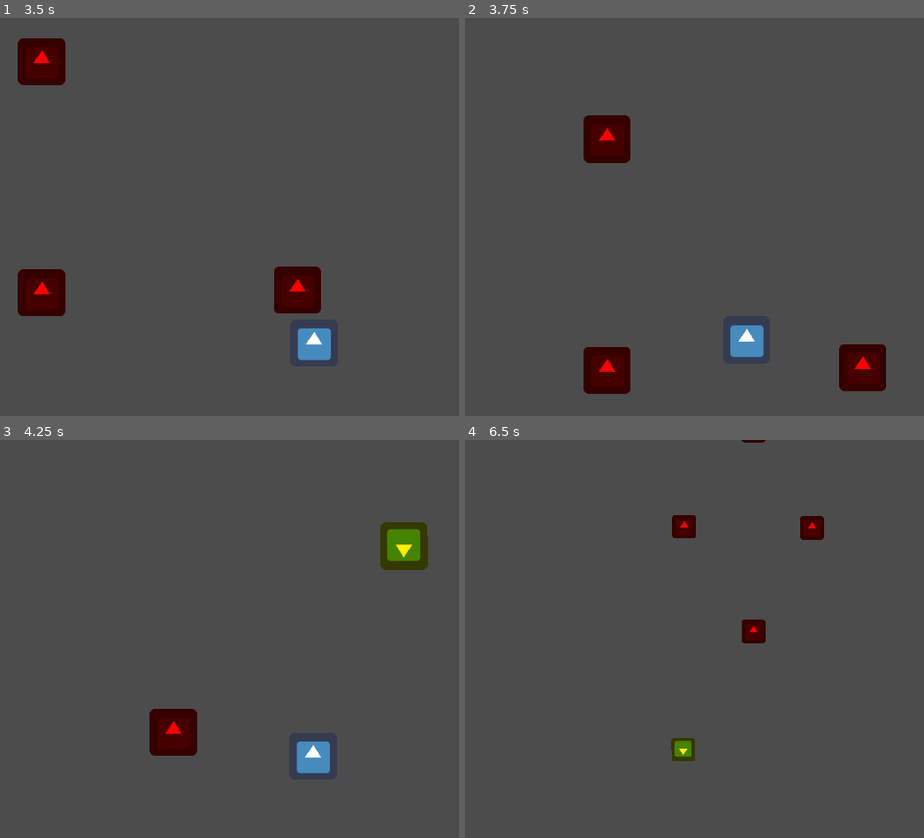
Above: before the commit, frames 1-4 (two rows, left to right).
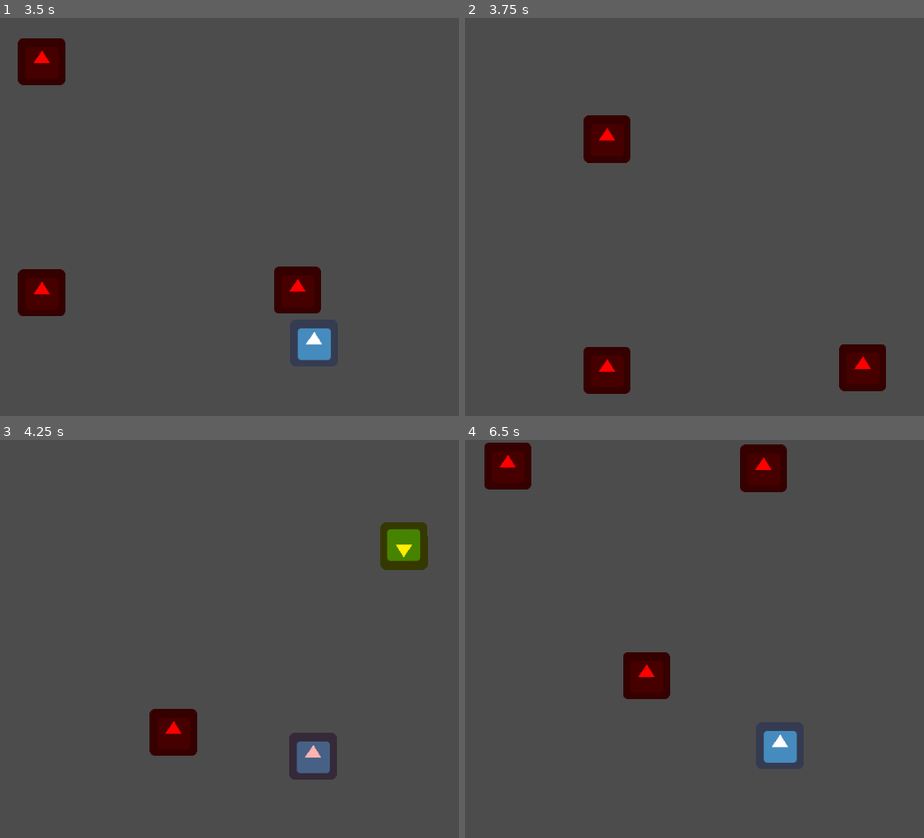
Above: after the commit, the same moments.

Repository: delleloper/staysafejam
Game: Godot game, scene res://Game4.tscn
The game is run twice, just before and just after one commit, with the same random seed, the same clock (stepped at 60 frames per second) and the same inputs. This scene is started directly instead of the project's main scene. The engine's default icon, where the game draws it, is replaced by a stand-in: a white triangle on a blue panel in a dark square.
Inputs:
- Up to frame 1 (3.5 s): hold D (move_right) 0.53-1.28 s; hold A (move_left) 1.28-2.03 s; hold D (move_right) from 2.03 s (still down)
- Up to frame 2 (3.75 s): release D (move_right) at 3.53 s; hold A (move_left) from 3.53 s (still down)
- Up to frame 3 (4.25 s): keep holding A (move_left)
- Up to frame 4 (6.5 s): release A (move_left) at 5.78 s; hold D (move_right) from 5.78 s (still down)

Frame 1 is identical in both runs. In frame 2, 0.6% of the frame differs, in the area x 57-66%, y 77-86%; in frame 3, 0.6%; in frame 4, 5.4%, in the area x 4-79%, y 0-82%.

Commit message:
Added damage animation and dying

Diff:
--- a/BaseItem.gd
+++ b/BaseItem.gd
@@ -3,7 +3,7 @@
 class_name Item
 enum itemTypes {MEDICINE, MASK, FOOD}
 
-var type
+export(itemTypes) var type
 
 func _ready() -> void:
 	randomize()
--- a/FinishLine.gd
+++ b/FinishLine.gd
@@ -11,5 +11,5 @@
 func _ready() -> void:
 	dialog = obtainDialog(id)
 
-func obtainDialog(id):
+func obtainDialog(_id):
 	return "Its dangerous to go alone take this"
--- a/Game4.tscn
+++ b/Game4.tscn
@@ -384,23 +384,18 @@
 
 [node name="Path2D" parent="Level/LevelEntities" instance=ExtResource( 7 )]
 position = Vector2( 1308.44, 2533.57 )
-speed = 0.2
 
 [node name="Path2D2" parent="Level/LevelEntities" instance=ExtResource( 7 )]
 position = Vector2( 1308.44, 1654.96 )
-speed = 0.2
 
 [node name="Path2D4" parent="Level/LevelEntities" instance=ExtResource( 7 )]
 position = Vector2( 1308.44, -515.448 )
-speed = 0.2
 
 [node name="Path2D5" parent="Level/LevelEntities" instance=ExtResource( 7 )]
 position = Vector2( 1308.44, -2158.76 )
-speed = 0.2
 
 [node name="Path2D3" parent="Level/LevelEntities" instance=ExtResource( 7 )]
 position = Vector2( 1308.44, 846.668 )
-speed = 0.2
 
 [node name="CanvasLayer" type="CanvasLayer" parent="."]
 
--- a/Player.gd
+++ b/Player.gd
@@ -10,7 +10,7 @@
 const MAX_SPEED = 600
 const FRICTION = 500
 
-export var hp = 3
+export var hp = 3 setget setHp
 
 var velocity = Vector2.ZERO
 var inventory = [3]
@@ -18,8 +18,8 @@
 var currentSide = side.MIDDLE
 var reachedEnd = false
 var slideValue = 180
-onready var tw = $Tween
 var slideAmount = 0
+var vulnerable = true
 
 signal game_failed
 signal game_succeded
@@ -31,8 +31,6 @@
 	GM.player = self
 
 func _process(delta: float) -> void:
-	if hp <= 0:
-		die()
 	if reachedEnd:
 		running = false
 		$Camera2D.position.y = 0
@@ -78,13 +76,23 @@
 	else:
 		velocity = velocity.move_toward(Vector2.ZERO,FRICTION * _delta)
 
-
-
 	velocity = move_and_slide(velocity)
 
 func die():
 	queue_free()
+	yield(get_tree().create_timer(3),"timeout")
+	get_tree().change_scene("res://MainMenu.tscn")
 
 func addItem(_item :Item):
 	print(Item.itemTypes.keys()[_item.type])
 	inventory[_item.type] += 1
+
+func setHp(amount):
+	if vulnerable:
+		hp = amount
+		if hp <= 0:
+			die()
+		vulnerable = false
+		$PlayerAnimator.play("damage")
+		yield($PlayerAnimator,"animation_finished")
+		vulnerable = true
--- a/Player.tscn
+++ b/Player.tscn
@@ -1,8 +1,35 @@
-[gd_scene load_steps=7 format=2]
+[gd_scene load_steps=8 format=2]
 
 [ext_resource path="res://icon.png" type="Texture" id=1]
 [ext_resource path="res://Camera2D.gd" type="Script" id=2]
 [ext_resource path="res://Player.gd" type="Script" id=3]
+
+[sub_resource type="Animation" id=4]
+resource_name = "damage"
+tracks/0/type = "value"
+tracks/0/path = NodePath("player:modulate")
+tracks/0/interp = 1
+tracks/0/loop_wrap = true
+tracks/0/imported = false
+tracks/0/enabled = true
+tracks/0/keys = {
+"times": PoolRealArray( 0, 1 ),
+"transitions": PoolRealArray( 1, 1 ),
+"update": 0,
+"values": [ Color( 1, 0, 0, 1 ), Color( 1, 1, 1, 1 ) ]
+}
+tracks/1/type = "value"
+tracks/1/path = NodePath("player:visible")
+tracks/1/interp = 1
+tracks/1/loop_wrap = true
+tracks/1/imported = false
+tracks/1/enabled = true
+tracks/1/keys = {
+"times": PoolRealArray( 0, 0.2, 0.4, 0.6, 0.8, 1 ),
+"transitions": PoolRealArray( 1, 1, 1, 1, 1, 1 ),
+"update": 1,
+"values": [ false, true, false, true, false, true ]
+}
 
 [sub_resource type="Animation" id=1]
 resource_name = "idle"
@@ -31,6 +58,7 @@
 
 [node name="PlayerAnimator" type="AnimationPlayer" parent="."]
 autoplay = "idle"
+anims/damage = SubResource( 4 )
 anims/idle = SubResource( 1 )
 anims/walk = SubResource( 2 )
 next/walk = "idle"
